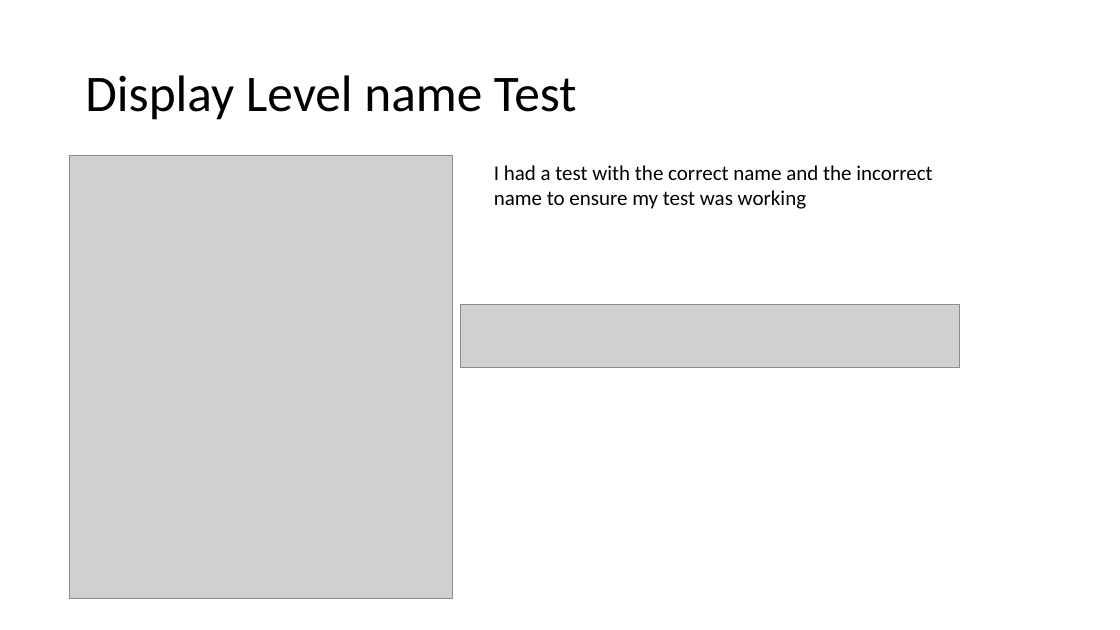
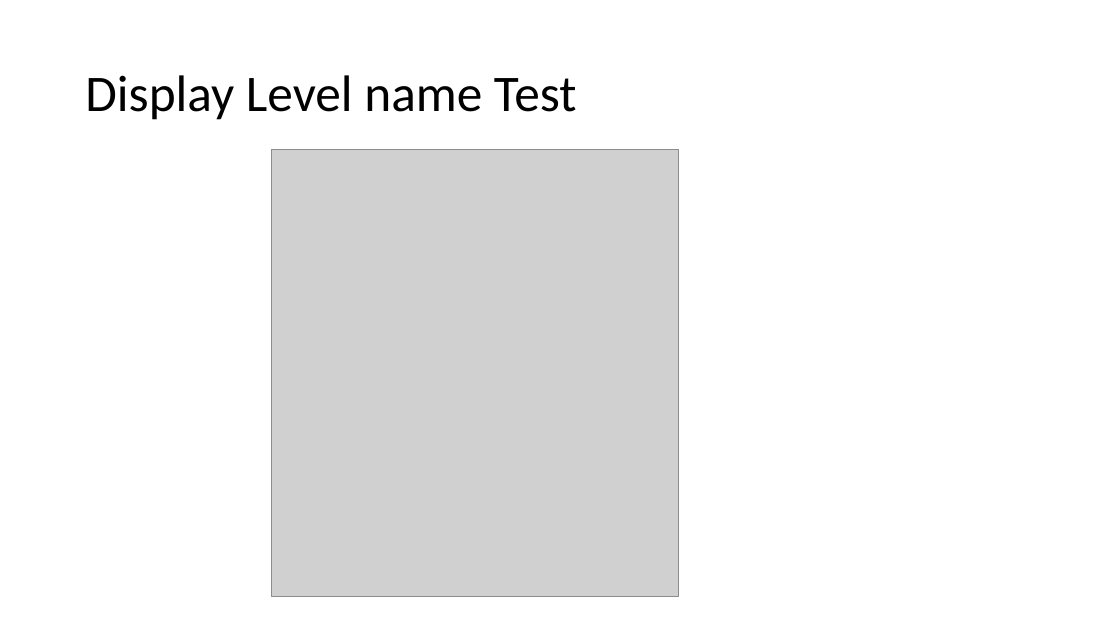
Before and after one commit to KeaganErasmus/BCDE222-C-, a slide deck: slide 29 of Presentation.pptx (slide 27 before the commit). Drawn at 1120x630 pixels with LibreOffice and Linux fonts; fonts in the diff are those of the drawing; grey boxes stand for pictures. Boxes give left, top, right and bottom in pixels: in the first picture for what was removed or moved away, otherwise in the second. Text is boxed around its words. In the diff, an @@ line names an element or a change of style, - is before the commit and + after.

```diff
--- a/Presentation.pptx
+++ b/Presentation.pptx
@@ picture removed at (70,155,453,598) @@
@@ picture added at (271,150,678,597) @@
@@ text removed at (494,165,932,209) @@
-I had a test with the correct name and the incorrect name to ensure my test was working
@@ picture removed at (460,305,960,368) @@
```
Also in this commit, not shown: 6 other slides changed, 2 slides added, 20 other files.
